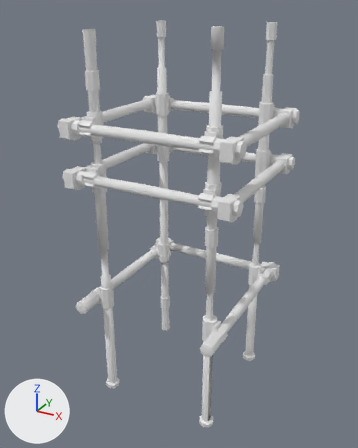
What one commit did to the FBX model Assets/ART/Models/Environment/Imports/ConstructRepair.fbx.
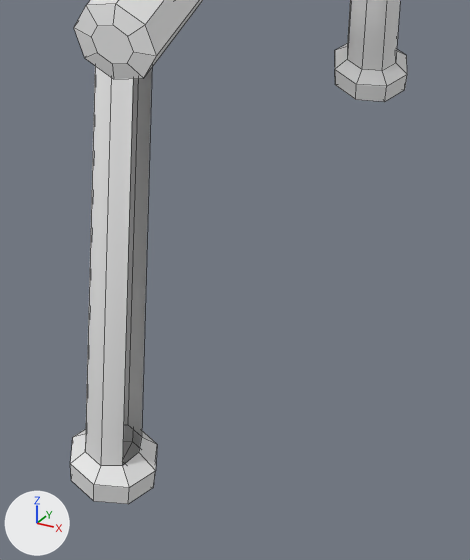
Old and new are each drawn whole from a 50 mm lens placed at (4.68, -8.73, 8.27), pointed at (-0.09, -0.06, 3.94) and again close up on the part from 52% to 74% of the width and 77% to 98% of the height. Lighting does not change. The marker at lower left points along +X, +Y and +Z. The close-ups show mesh edges as thin lines. Where no turn or scale is listed for an object, it has been applied to the vertices. Vertices at the same position are counted once.

Objects in the first close-up: 'ConstructRepair.002'.
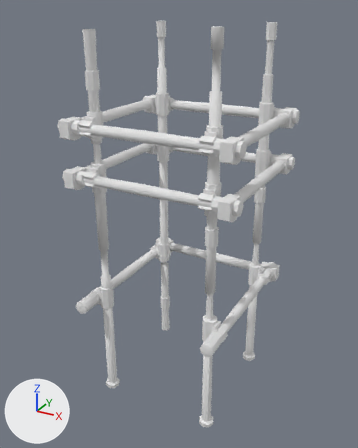
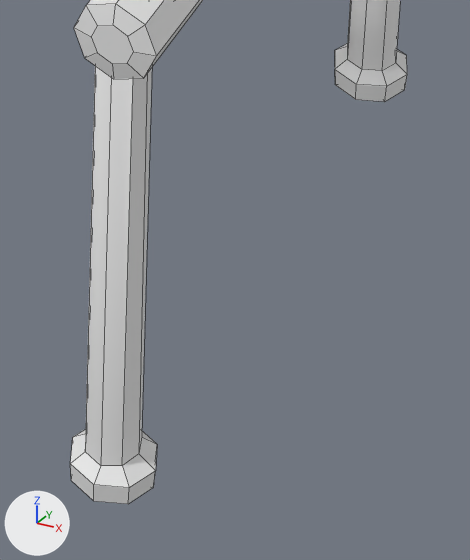
Location of each change, [x1, y1, x2, y2] in pixels of the close-ups (470 x 560 px):
part 1 of me_constructrepair_002, built on: before [123, 437, 157, 487]; after [122, 68, 157, 487]

The change in detail:
me_constructrepair_002 has 2135 vertices, 1884 faces and spans x -1.88..1.88, y -1.88..1.88, z -0.06..7.99.
me_constructrepair_002 is used by ob_constructrepair_002; location (0.0, 0.0, 0.0).
Verts and faces of me_constructrepair_002; kept vertices keep their numbers, new ones are numbered from 2135.
Before the commit, vertices of me_constructrepair_002: 35 (1.31, -1.18, 2.68), 37 (1.32, -1.25, 2.69), 39 (1.31, -1.33, 2.68), 48 (1.32, -1.18, 0.09) at pixel (141, 436), 49 (1.34, -1.25, 0.1) at pixel (138, 452).
Before the commit, vertices of me_constructrepair_002: 50 (1.32, -1.33, 0.09) at pixel (122, 465), 58 (1.36, -1.14, 0.04) at pixel (157, 444), 60 (1.41, -1.25, 0.04) at pixel (155, 470), 62 (1.36, -1.37, 0.04) at pixel (129, 487).
Part 1, on me_constructrepair_002:
Vertices deleted: 49 (with the faces that use them).
New vertex 2135 is at (1.34, -1.25, 0.09), pixel (138, 453).
New faces: (50, 62, 60, 2135), (48, 2135, 60, 58), (35, 37, 2135, 48), (37, 39, 50, 2135).
